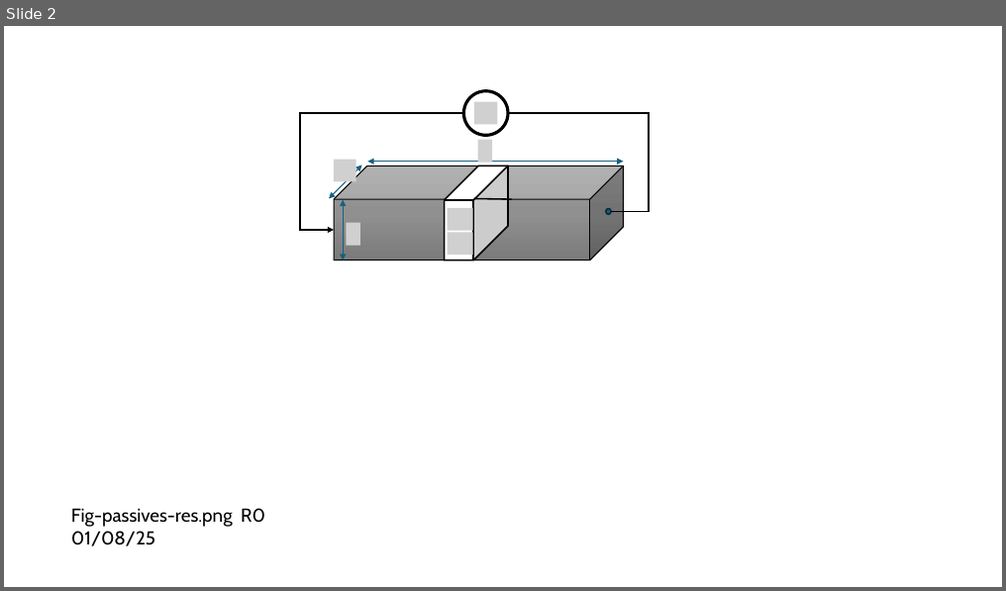
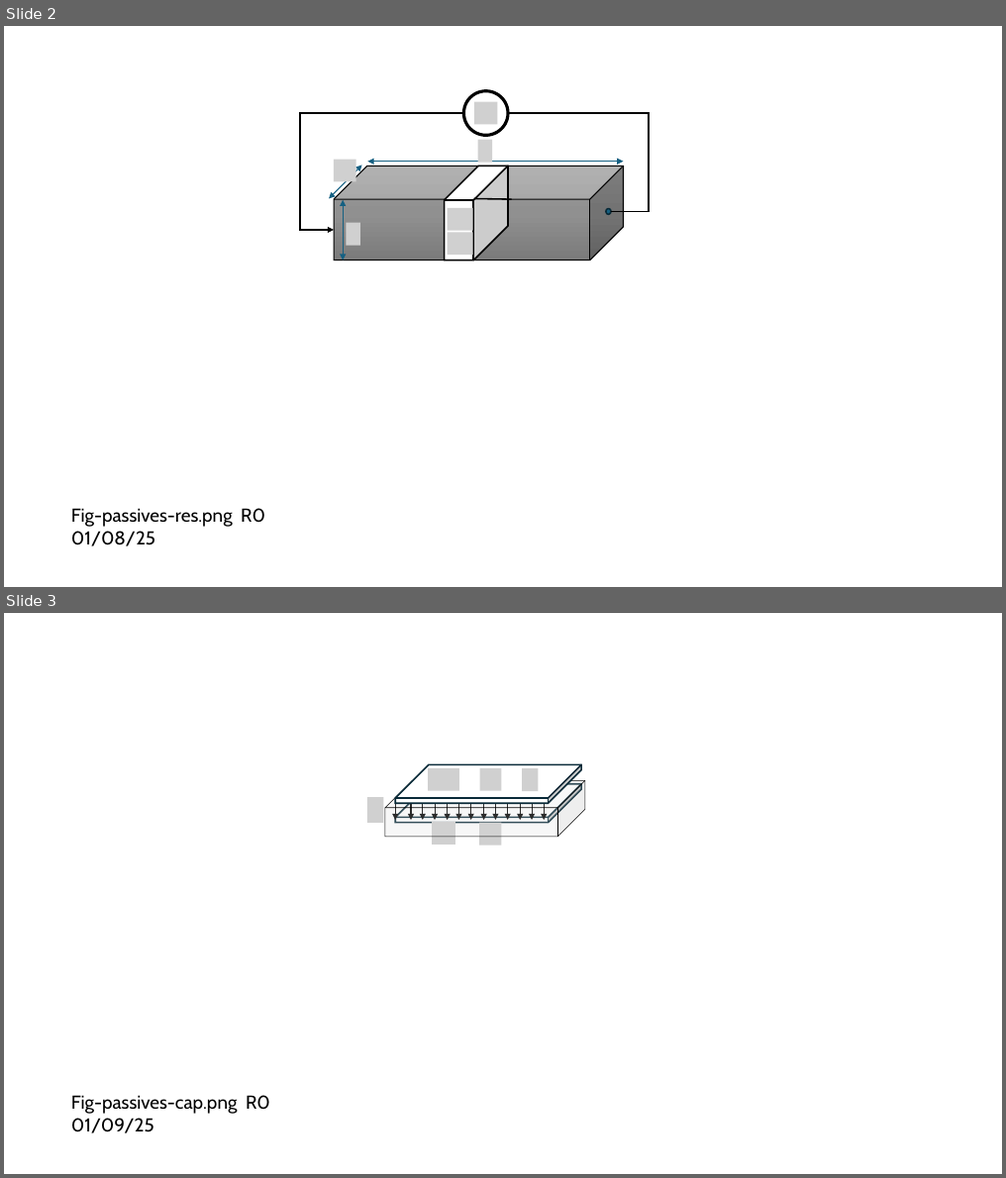
Before and after one commit to mixignal-press/ebook-ice1, a slide deck: figures/fig.pptx. Shown one above the other, each under a label of ours: slide 2 before the commit, slides 2 and 3 after it. The pictures are 1006x591 and 1006x1178 pixels, drawn with LibreOffice and Linux fonts; fonts in the diff are those of the drawing; grey boxes stand for pictures. Boxes give left, top, right and bottom in pixels: in the first picture for what was removed or moved away, otherwise in the second. Text is boxed around its words. In the diff, an @@ line names an element or a change of style, - is before the commit and + after.

```diff
--- a/figures/fig.pptx
+++ b/figures/fig.pptx
@@ slide 3 added at bbox=[4, 613, 1002, 1174], background #FFFFFF @@
@@ group added at bbox=[367, 765, 585, 845]: 13 arrows, 6 pictures, 3 cubes @@
@@ text added at bbox=[71, 1095, 270, 1134], 18 pt, text #000000 @@
+Fig-passives-cap.png R0 01/09/25
```
Also in this commit, not shown: 2 other files.
